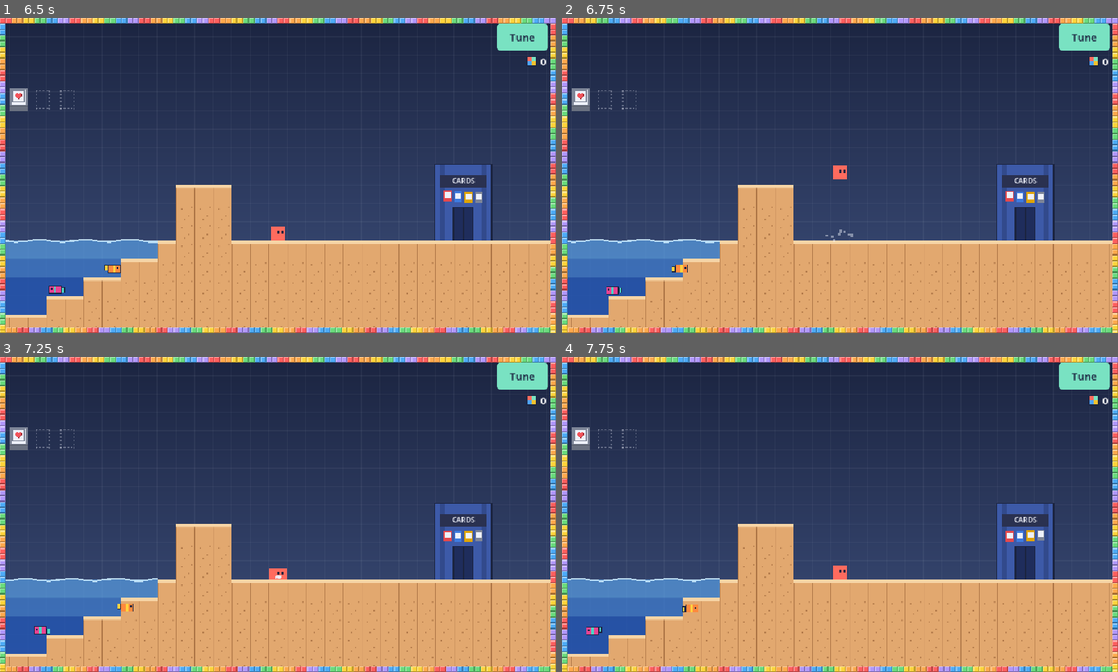
Above: before the commit, frames 1-4 (two rows, left to right).
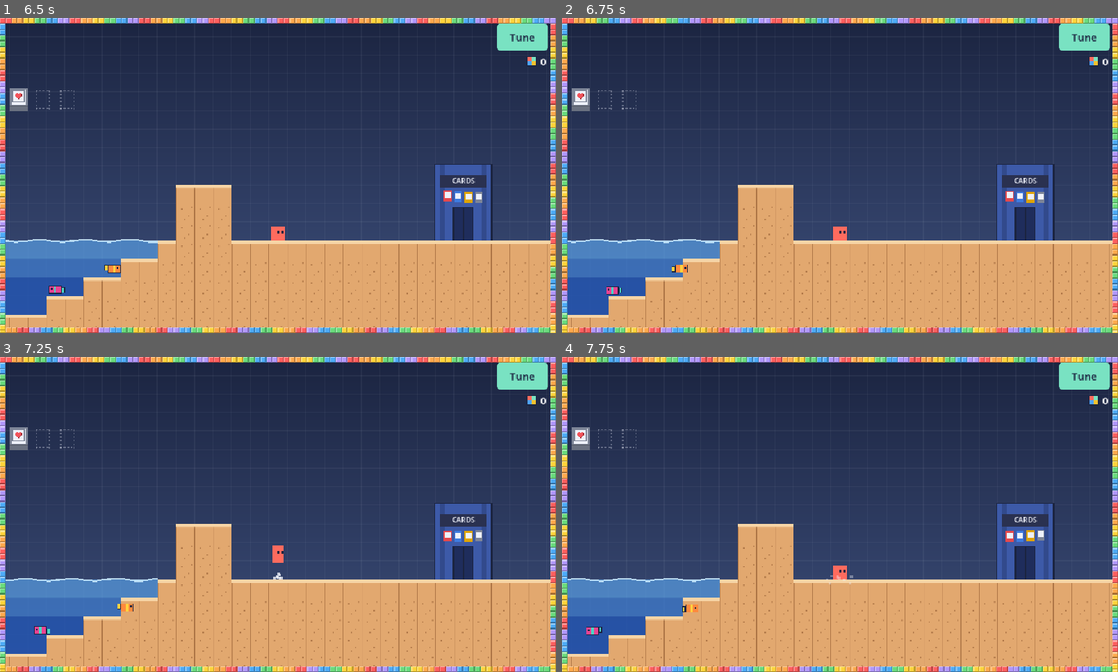
Above: after the commit, the same moments.

Repository: Wut-Lab/Gdtest
Game: Godot game, scene res://scenes/main.tscn
Two runs of this game, one before a commit and one after it. Both use one fixed random seed, a clock stepped at 60 frames per second and the inputs below.
Inputs (mouse positions are in pixels of both pictures, inside the frame that each line leads up to):
- Up to frame 1 (6.5 s): click "Play" at 0.5 s; click "File 1 · Current New game" at 1.25 s; click (16, 99) at 2.02 s; click (44, 99) at 2.77 s; click (66, 99) at 3.52 s; click "Back" at 4.25 s; click "Tune" at 5 s; click "Done" at 5.75 s
- Up to frame 2 (6.75 s): tap Enter at 6.5 s; move the mouse to (812, 238) at 6.52 s; hold Up (ui_up) from 6.53 s (still down); tap V (angry, bound only before the commit) at 6.6 s; click (812, 238) at 6.67 s
- Up to frame 3 (7.25 s): keep holding Up (ui_up); tap W (jump) at 6.77, 7.07 s; tap C (brick, bound only before the commit) at 6.8 s
- Up to frame 4 (7.75 s): release Up (ui_up) at 7.25 s; drag from (1006, 561) to (812, 577) at 7.27 s

Frame 1 is identical in both runs. In frame 2, 0.2% of the frame differs, in the area x 47-53%, y 46-72%; in frame 3, 0.2%; in frame 4, less than 0.1%.

Commit message:
Controls: WASD + Space; card abilities use their slot's key (J/K/L, pad X/B/Y)
Co-Authored-By: Claude Opus 5.5 <noreply@anthropic.com>
Claude-Session: https://claude.ai/code/session_013BExeSgTMkMghQD1R6Fe2D

Diff:
--- a/project.godot
+++ b/project.godot
@@ -28,26 +28,20 @@
 
 move_left={
 "deadzone": 0.3,
-"events": [Object(InputEventKey,"resource_local_to_scene":fa …(140 unchanged characters)… d":false,"keycode":0,"physical_keycode":4194319,"key_label":0,"unicode":0,"location":0,"echo":false,"script":null)
-, Object(InputEventKey,"resource_local_to_scene":false,"resource_name":"","device":-1,"window_id":0,"alt_pressed":false,"shift_pressed":false,"ctrl_pressed":false,"meta_pressed":false,"pressed":false,"keycode":0,"physical_keycode":65,"key_label":0,"unicode":0,"location":0,"echo":false,"script":null)
+"events": [Object(InputEventKey,"resource_local_to_scene":fa …(140 unchanged characters)… d":false,"keycode":0,"physical_keycode":65,"key_label":0,"unicode":0,"location":0,"echo":false,"script":null)
 , Object(InputEventJoypadButton,"resource_local_to_scene":false,"resource_name":"","device":-1,"button_index":13,"pressure":0.0,"pressed":false,"script":null)
-, Object(InputEventJoypadMotion,"resource_local_to_scene":false,"resource_name":"","device":-1,"axis":0,"axis_value":-1.0,"script":null)
 ]
 }
 move_right={
 "deadzone": 0.3,
-"events": [Object(InputEventKey,"resource_local_to_scene":fa …(140 unchanged characters)… d":false,"keycode":0,"physical_keycode":4194321,"key_label":0,"unicode":0,"location":0,"echo":false,"script":null)
-, Object(InputEventKey,"resource_local_to_scene":false,"resource_name":"","device":-1,"window_id":0,"alt_pressed":false,"shift_pressed":false,"ctrl_pressed":false,"meta_pressed":false,"pressed":false,"keycode":0,"physical_keycode":68,"key_label":0,"unicode":0,"location":0,"echo":false,"script":null)
+"events": [Object(InputEventKey,"resource_local_to_scene":fa …(140 unchanged characters)… d":false,"keycode":0,"physical_keycode":68,"key_label":0,"unicode":0,"location":0,"echo":false,"script":null)
 , Object(InputEventJoypadButton,"resource_local_to_scene":false,"resource_name":"","device":-1,"button_index":14,"pressure":0.0,"pressed":false,"script":null)
-, Object(InputEventJoypadMotion,"resource_local_to_scene":false,"resource_name":"","device":-1,"axis":0,"axis_value":1.0,"script":null)
 ]
 }
 jump={
 "deadzone": 0.3,
-"events": [Object(InputEventKey,"resource_local_to_scene":fa …(140 unchanged characters)… d":false,"keycode":0,"physical_keycode":32,"key_label":0,"unicode":0,"location":0,"echo":false,"script":null)
-, Object(InputEventKey,"resource_local_to_scene":false,"reso …(131 unchanged characters)… d":false,"keycode":0,"physical_keycode":4194320,"key_label":0,"unicode":0,"location":0,"echo":false,"script":null)
-, Object(InputEventKey,"resource_local_to_scene":false,"resource_name":"","device":-1,"window_id":0,"alt_pressed":false,"shift_pressed":false,"ctrl_pressed":false,"meta_pressed":false,"pressed":false,"keycode":0,"physical_keycode":87,"key_label":0,"unicode":0,"location":0,"echo":false,"script":null)
-, Object(InputEventKey,"resource_local_to_scene":false,"resource_name":"","device":-1,"window_id":0,"alt_pressed":false,"shift_pressed":false,"ctrl_pressed":false,"meta_pressed":false,"pressed":false,"keycode":0,"physical_keycode":90,"key_label":0,"unicode":0,"location":0,"echo":false,"script":null)
+"events": [Object(InputEventKey,"resource_local_to_scene":fa …(140 unchanged characters)… d":false,"keycode":0,"physical_keycode":87,"key_label":0,"unicode":0,"location":0,"echo":false,"script":null)
+, Object(InputEventKey,"resource_local_to_scene":false,"reso …(131 unchanged characters)… d":false,"keycode":0,"physical_keycode":32,"key_label":0,"unicode":0,"location":0,"echo":false,"script":null)
 , Object(InputEventJoypadButton,"resource_local_to_scene":false,"resource_name":"","device":-1,"button_index":0,"pressure":0.0,"pressed":false,"script":null)
 ]
 }
@@ -65,39 +59,45 @@
 }
 dash={
 "deadzone": 0.3,
-"events": [Object(InputEventKey,"resource_local_to_scene":false,"resource_name":"","device":-1,"window_id":0,"alt_pressed":false,"shift_pressed":false,"ctrl_pressed":false,"meta_pressed":false,"pressed":false,"keycode":0,"physical_keycode":4194325,"key_label":0,"unicode":0,"location":0,"echo":false,"script":null)
-, Object(InputEventKey,"resource_local_to_scene":false,"resource_name":"","device":-1,"window_id":0,"alt_pressed":false,"shift_pressed":false,"ctrl_pressed":false,"meta_pressed":false,"pressed":false,"keycode":0,"physical_keycode":88,"key_label":0,"unicode":0,"location":0,"echo":false,"script":null)
-, Object(InputEventKey,"resource_local_to_scene":false,"resource_name":"","device":-1,"window_id":0,"alt_pressed":false,"shift_pressed":false,"ctrl_pressed":false,"meta_pressed":false,"pressed":false,"keycode":0,"physical_keycode":75,"key_label":0,"unicode":0,"location":0,"echo":false,"script":null)
-, Object(InputEventJoypadButton,"resource_local_to_scene":false,"resource_name":"","device":-1,"button_index":2,"pressure":0.0,"pressed":false,"script":null)
+"events": [
 ]
 }
 pound={
 "deadzone": 0.3,
-"events": [Object(InputEventKey,"resource_local_to_scene":false,"resource_name":"","device":-1,"window_id":0,"alt_pressed":false,"shift_pressed":false,"ctrl_pressed":false,"meta_pressed":false,"pressed":false,"keycode":0,"physical_keycode":4194322,"key_label":0,"unicode":0,"location":0,"echo":false,"script":null)
-, Object(InputEventKey,"resource_local_to_scene":false,"resource_name":"","device":-1,"window_id":0,"alt_pressed":false,"shift_pressed":false,"ctrl_pressed":false,"meta_pressed":false,"pressed":false,"keycode":0,"physical_keycode":83,"key_label":0,"unicode":0,"location":0,"echo":false,"script":null)
-, Object(InputEventKey,"resource_local_to_scene":false,"resource_name":"","device":-1,"window_id":0,"alt_pressed":false,"shift_pressed":false,"ctrl_pressed":false,"meta_pressed":false,"pressed":false,"keycode":0,"physical_keycode":74,"key_label":0,"unicode":0,"location":0,"echo":false,"script":null)
-, Object(InputEventJoypadButton,"resource_local_to_scene":false,"resource_name":"","device":-1,"button_index":1,"pressure":0.0,"pressed":false,"script":null)
+"events": [
 ]
 }
 brick={
 "deadzone": 0.3,
-"events": [Object(InputEventKey,"resource_local_to_scene":false,"resource_name":"","device":-1,"window_id":0,"alt_pressed":false,"shift_pressed":false,"ctrl_pressed":false,"meta_pressed":false,"pressed":false,"keycode":0,"physical_keycode":67,"key_label":0,"unicode":0,"location":0,"echo":false,"script":null)
-, Object(InputEventKey,"resource_local_to_scene":false,"resource_name":"","device":-1,"window_id":0,"alt_pressed":false,"shift_pressed":false,"ctrl_pressed":false,"meta_pressed":false,"pressed":false,"keycode":0,"physical_keycode":76,"key_label":0,"unicode":0,"location":0,"echo":false,"script":null)
-, Object(InputEventJoypadButton,"resource_local_to_scene":false,"resource_name":"","device":-1,"button_index":3,"pressure":0.0,"pressed":false,"script":null)
+"events": [
 ]
 }
 angry={
 "deadzone": 0.3,
-"events": [Object(InputEventKey,"resource_local_to_scene":false,"resource_name":"","device":-1,"window_id":0,"alt_pressed":false,"shift_pressed":false,"ctrl_pressed":false,"meta_pressed":false,"pressed":false,"keycode":0,"physical_keycode":86,"key_label":0,"unicode":0,"location":0,"echo":false,"script":null)
-, Object(InputEventKey,"resource_local_to_scene":false,"resource_name":"","device":-1,"window_id":0,"alt_pressed":false,"shift_pressed":false,"ctrl_pressed":false,"meta_pressed":false,"pressed":false,"keycode":0,"physical_keycode":85,"key_label":0,"unicode":0,"location":0,"echo":false,"script":null)
-, Object(InputEventJoypadButton,"resource_local_to_scene":false,"resource_name":"","device":-1,"button_index":9,"pressure":0.0,"pressed":false,"script":null)
+"events": [
 ]
 }
 push={
 "deadzone": 0.3,
-"events": [Object(InputEventKey,"resource_local_to_scene":false,"resource_name":"","device":-1,"window_id":0,"alt_pressed":false,"shift_pressed":false,"ctrl_pressed":false,"meta_pressed":false,"pressed":false,"keycode":0,"physical_keycode":66,"key_label":0,"unicode":0,"location":0,"echo":false,"script":null)
-, Object(InputEventKey,"resource_local_to_scene":false,"resource_name":"","device":-1,"window_id":0,"alt_pressed":false,"shift_pressed":false,"ctrl_pressed":false,"meta_pressed":false,"pressed":false,"keycode":0,"physical_keycode":73,"key_label":0,"unicode":0,"location":0,"echo":false,"script":null)
-, Object(InputEventJoypadButton,"resource_local_to_scene":false,"resource_name":"","device":-1,"button_index":10,"pressure":0.0,"pressed":false,"script":null)
+"events": [
+]
+}
+slot_1={
+"deadzone": 0.3,
+"events": [Object(InputEventKey,"resource_local_to_scene":false,"resource_name":"","device":-1,"window_id":0,"alt_pressed":false,"shift_pressed":false,"ctrl_pressed":false,"meta_pressed":false,"pressed":false,"keycode":0,"physical_keycode":74,"key_label":0,"unicode":0,"location":0,"echo":false,"script":null)
+, Object(InputEventJoypadButton,"resource_local_to_scene":false,"resource_name":"","device":-1,"button_index":2,"pressure":0.0,"pressed":false,"script":null)
+]
+}
+slot_2={
+"deadzone": 0.3,
+"events": [Object(InputEventKey,"resource_local_to_scene":false,"resource_name":"","device":-1,"window_id":0,"alt_pressed":false,"shift_pressed":false,"ctrl_pressed":false,"meta_pressed":false,"pressed":false,"keycode":0,"physical_keycode":75,"key_label":0,"unicode":0,"location":0,"echo":false,"script":null)
+, Object(InputEventJoypadButton,"resource_local_to_scene":false,"resource_name":"","device":-1,"button_index":1,"pressure":0.0,"pressed":false,"script":null)
+]
+}
+slot_3={
+"deadzone": 0.3,
+"events": [Object(InputEventKey,"resource_local_to_scene":false,"resource_name":"","device":-1,"window_id":0,"alt_pressed":false,"shift_pressed":false,"ctrl_pressed":false,"meta_pressed":false,"pressed":false,"keycode":0,"physical_keycode":76,"key_label":0,"unicode":0,"location":0,"echo":false,"script":null)
+, Object(InputEventJoypadButton,"resource_local_to_scene":false,"resource_name":"","device":-1,"button_index":3,"pressure":0.0,"pressed":false,"script":null)
 ]
 }
 
--- a/scripts/ability_card.gd
+++ b/scripts/ability_card.gd
@@ -26,9 +26,9 @@
 	"misc": Color("7d8597")}
 ## How each card reads in the menus: active cards say how to use them, passives start "Passive:".
 const DESCRIPTIONS := {
-	"dash": "Press Dash (Shift, X or K) to burst forward the way you're facing. You get one dash "
+	"dash": "Press its card slot key (J, K or L) to burst forward the way you're facing. You get one dash "
 		+ "per jump in the air. Dashing into an up-down spike square breaks it.",
-	"pound": "Press Ground Pound (Down, S or J) in the air to slam straight down. Pounding onto "
+	"pound": "In the air, press its card slot key (J, K or L) to slam straight down. Pounding onto "
 		+ "a spike square breaks it, and you bounce off. Hold jump as you land to spring back up.",
 	"double_jump": "Press jump again in the air for one extra jump, 75% as high as a full jump. "
 		+ "It recharges when you land.",
@@ -55,7 +55,7 @@
 	"magnet": "Passive: pixels within 2 tiles of you fly over to you.",
 	"wall_cling": "Passive: press against a wall in mid-air to hang on for up to 1 second, then "
 		+ "jump to kick off it. Works on normal walls, not rubber ones.",
-	"brick_drop": "Press Brick (C or L) in the air to drop a brick straight down. It stays where "
+	"brick_drop": "In the air, press its card slot key (J, K or L) to drop a brick straight down. It stays where "
 		+ "it lands, even on a spike square, and you can stand on it. Recharges in 3 seconds.",
 	"slow_burst": "Passive: when you get hurt, every obstacle within 3 tiles of you moves at half "
 		+ "speed for 3 seconds.",
@@ -66,10 +66,10 @@
 	"momentum": "Passive: keep running without stopping or turning to build up speed, up to "
 		+ "25% faster after 2 seconds.",
 	"heart_box": "Passive: you start every run with one extra heart (3 instead of 2).",
-	"angry_dash": "Rare. Press Angry (V or U) to rage for 3 seconds: you glow red, run 50% faster "
+	"angry_dash": "Rare. Press its card slot key (J, K or L) to rage for 3 seconds: you glow red, run 50% faster "
 		+ "and smash straight through Bad Blocks, spike squares and spiked platforms without getting hurt. "
 		+ "Costs 1 heart (never your last). Recharges 5 seconds after the rage ends.",
-	"personal_space": "Rare. Press Push (B or I) to shove every Bad Block, spike square and spiked "
+	"personal_space": "Rare. Press its card slot key (J, K or L) to shove every Bad Block, spike square and spiked "
 		+ "platform within 4 tiles 3 tiles away from you (Bad Blocks stop at their platform's edge) "
 		+ "and stun them for 1 second. Recharges in 3 seconds.",
 	"safety_bubble": "Passive: the first time you fall into a pit in a level, a bubble catches you "
--- a/scripts/main.gd
+++ b/scripts/main.gd
@@ -557,7 +557,7 @@
 			and not get_tree().paused:
 		new_run()
 	elif state == State.TOWN and (event.is_action_pressed("ui_up")
-			or (event is InputEventKey and event.pressed and event.keycode == KEY_E)):
+			or (event is InputEventKey and event.pressed and event.physical_keycode in [KEY_E, KEY_W])):
 		_enter_door()
 
 
--- a/scripts/player.gd
+++ b/scripts/player.gd
@@ -65,7 +65,7 @@
 
 @export_group("Dash and pound")
 ## These need their ability cards.
-## Dash: a quick straight burst the way you face (Shift, X or K). One per jump in the air.
+## Dash: a quick straight burst the way you face (its card slot key). One per jump in the air.
 @export var dash_speed := 620.0
 @export var dash_time := 0.16
 @export var dash_cooldown := 0.45
@@ -688,7 +688,7 @@
 func _update_dash_and_pound(delta: float, on_floor: bool) -> void:
 	_dash_cd = maxf(_dash_cd - delta, 0.0)
 	_brick_cd = maxf(_brick_cd - delta, 0.0)
-	if Input.is_action_just_pressed("brick") and "brick_drop" in abilities and not on_floor \
+	if _card_pressed("brick", "brick_drop") and not on_floor \
 			and _brick_cd == 0.0:
 		_drop_brick()
 	_push_cd = maxf(_push_cd - delta, 0.0)
@@ -697,13 +697,13 @@
 		_angry = maxf(_angry - delta, 0.0)
 		if _angry == 0.0:
 			_angry_cd = angry_cooldown   # recharge starts when the rage ends
-	elif Input.is_action_just_pressed("angry") and "angry_dash" in abilities and _angry_cd == 0.0 \
+	elif _card_pressed("angry", "angry_dash") and _angry_cd == 0.0 \
 			and pay_heart.call():
 		_angry = angry_time
 		_squash = Vector2(1.3, 0.75)
 		_puff()
 		_play(_land_sfx, 0.5)
-	if Input.is_action_just_pressed("push") and "personal_space" in abilities and _push_cd == 0.0:
+	if _card_pressed("push", "personal_space") and _push_cd == 0.0:
 		_personal_space()
 	_shock_cd = maxf(_shock_cd - delta, 0.0)
 	if on_floor:
@@ -718,7 +718,7 @@
 		return
 	if _stun > 0.0:
 		return
-	if Input.is_action_just_pressed("dash") and "dash" in abilities and _dash_cd == 0.0 and not _pounding \
+	if _card_pressed("dash", "dash") and _dash_cd == 0.0 and not _pounding \
 			and (on_floor or not _air_dash_used):
 		var dir := Input.get_axis("move_left", "move_right")
 		if dir != 0.0:
@@ -731,7 +731,7 @@
 		_squash = Vector2(1.4, 0.7)
 		_puff()
 		_play(_jump_sfx, 1.4)
-	elif Input.is_action_just_pressed("pound") and "pound" in abilities and not on_floor and not _pounding:
+	elif _card_pressed("pound", "pound") and not on_floor and not _pounding:
 		_pounding = true
 		velocity = Vector2(0.0, pound_speed)
 		_squash = Vector2(0.7, 1.4)
@@ -951,3 +951,13 @@
 		for side in [-1.0, 1.0]:
 			var bx: float = ex + side * 4.0
 			draw_line(Vector2(bx + side * 3.0, ey - 4.0), Vector2(bx - side * 2.0, ey - 1.0), eyes, 2.0)
+
+
+## A card ability's button: its touch button (action), or the keyboard/gamepad key of the card
+## slot it is equipped in (slot 1 = J / X, slot 2 = K / B, slot 3 = L / Y).
+func _card_pressed(action: String, ability: String) -> bool:
+	var slot := abilities.find(ability)
+	if slot < 0:
+		return false
+	return Input.is_action_just_pressed(action) \
+			or (slot < 3 and Input.is_action_just_pressed("slot_%d" % (slot + 1)))
